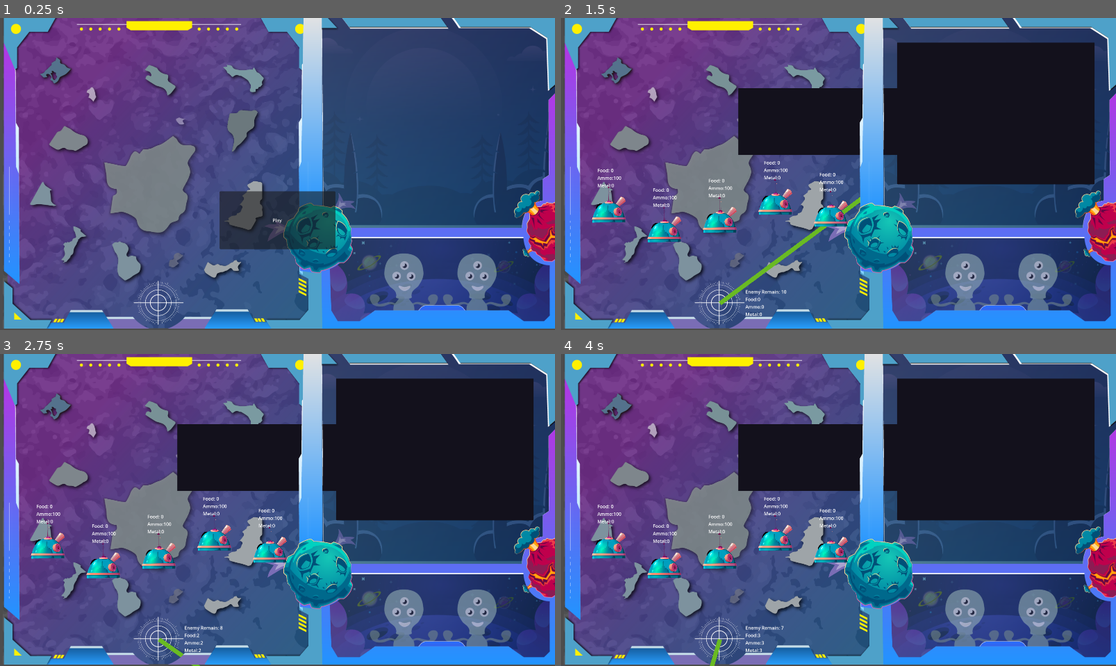
Above: before the commit, frames 1-4 (two rows, left to right).
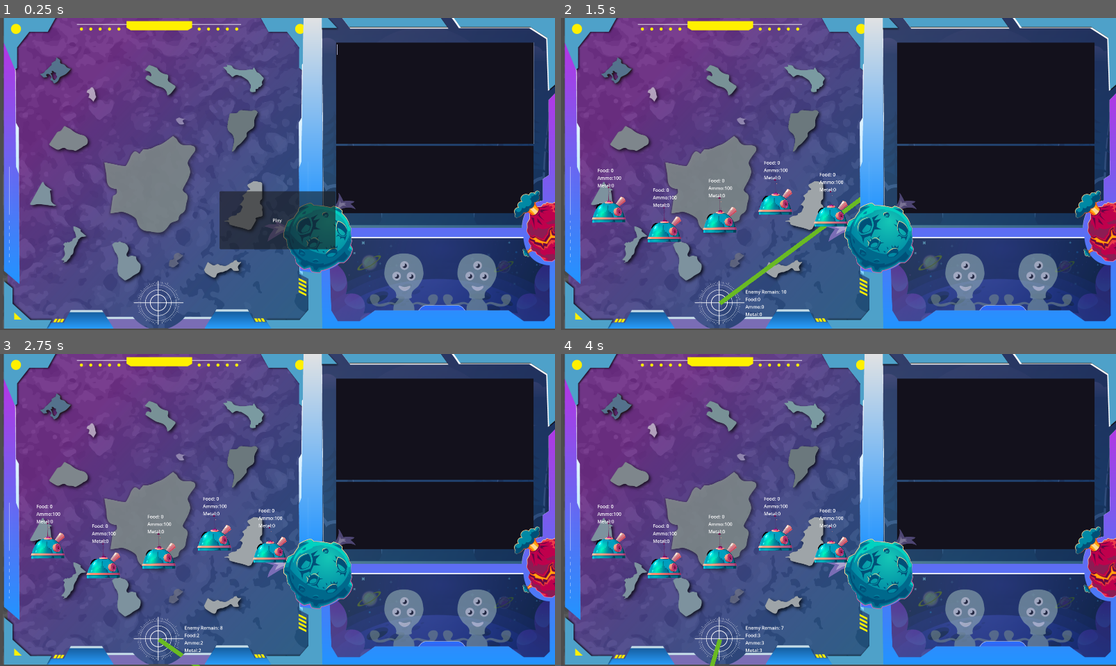
Above: after the commit, the same moments.

Repository: G36maid/GGJ25-kh-teamC
Game: Godot game, scene res://sences/game.tscn
Same seed, same stepped clock (60 frames per second), same inputs: the game is played once before the commit and once after it. The engine's default icon, where the game draws it, is replaced by a stand-in: a white triangle on a blue panel in a dark square.
Inputs:
- Up to frame 1 (0.25 s): no input
- Up to frame 2 (1.5 s): click "Play" at 0.5 s; tap Enter (send_cmd) at 1.25 s; hold Enter (send_cmd) from 1.28 s (still down)
- Up to frame 3 (2.75 s): release Enter (send_cmd) at 2.03 s; tap Enter (send_cmd) at 2.1 s
- Up to frame 4 (4 s): hold Enter (send_cmd) 2.78-3.53 s; tap Enter (send_cmd) at 3.6 s

The runs differ from the first frame. In frame 1, 19% of the frame differs, in the area x 60-97%, y 7-63%; in frame 2, 8.6%; in frame 3, 8.6%; in frame 4, 8.6%.

Commit message:
add cmd success msg and adjust obj location

Diff:
--- a/scripts/error_reporter.gd
+++ b/scripts/error_reporter.gd
@@ -4,6 +4,7 @@
 
 var invalid_cmds: PackedStringArray=[];
 var error_msgs: PackedStringArray
+var success_msgs: PackedStringArray
 
 var highlighter = CodeHighlighter.new()
 
@@ -20,12 +21,14 @@
 # Called when the node enters the scene tree for the first time.
 func _ready() -> void:
 	cmd_sender.connect("send_invalid_cmd", _on_send_invalid_cmd)
+	cmd_sender.connect("send_legal_cmd", _on_send_legal_cmd)
 	cmd_sender.connect("parse_invalid_cmds", _on_parse_invalid_cmds)
 	syntax_highlighter = highlighter
 	spc_ptn.compile(r"\s+")
 	digit_ptn.compile(r"^\d+$")
 
-	highlighter.add_color_region("[", "]", Color(0.77, 0.131, 0.28), false)
+	highlighter.add_keyword_color("Error", Color(0.77, 0.131, 0.28))
+	highlighter.add_keyword_color("Success", Color(0.213, 0.804, 0.598))
 	highlighter.set_symbol_color(Color(0.94, 0.824, 0.573))
 	highlighter.set_number_color(Color(0.8, 0.644, 0.92))
 
@@ -56,16 +59,22 @@
 			if(sub_cmds[0]!="drop" && sub_cmds[0]!="grab"):
 				error_msgs[i] += " Illigal Command Format !!"
 			elif(digit_ptn.search(sub_cmds[1])):
-				error_msgs[i] += "\nExpect Resources But Received Numbers \"" + sub_cmds[1] + "\" !!"
+				error_msgs[i] += "\n\tExpect Resources But Received Numbers \"" + sub_cmds[1] + "\" !!"
 			elif(resources.find(sub_cmds[1])==-1):
 				error_msgs[i] += " Unknown Resource \"" + sub_cmds[1] + "\" !!"
 			elif(!digit_ptn.search(sub_cmds[2])):
-				error_msgs[i] += "\nExpect Numbers But Received String \"" + sub_cmds[2] + "\" !!"
-
+				error_msgs[i] += "\n\tExpect Numbers But Received String \"" + sub_cmds[2] + "\" !!"
+	for str in success_msgs:
+		text += str + "\n"
 	for str in error_msgs:
 		text += str + "\n"
 	invalid_cmds.clear()
 	error_msgs.clear()
+	success_msgs.clear()
+
+func _on_send_legal_cmd(cmd: String):
+	print("set text success" + cmd)
+	success_msgs.append("[Success] " + cmd)
 
 # undefined action
 # undefined resource
--- a/scripts/txt_input.gd
+++ b/scripts/txt_input.gd
@@ -10,6 +10,7 @@
 var highlighter = CodeHighlighter.new()
 
 signal send_invalid_cmd(invalid_cmd)
+signal send_legal_cmd(legal_cmd)
 signal parse_invalid_cmds
 
 func _ready() -> void:
@@ -48,6 +49,7 @@
 	var cmds: PackedStringArray = new_cmds.split("\n")
 	var empty_cmd_idx: int = cmds.find("")
 	var parsed_cmds: Array[PackedStringArray]
+	var cmd_invalid: bool = false;
 
 	while (empty_cmd_idx != -1):
 		print("remove empty string")
@@ -55,6 +57,7 @@
 		empty_cmd_idx = cmds.find("")
 
 	for i in cmds.size():
+		cmd_invalid = false;
 		if (ret_ptn.search(cmds[i])):
 			# print("return at %d"%i)
 			parsed_cmds.append(cmds[i].strip_edges().rsplit(" ", true, 0))
@@ -68,9 +71,11 @@
 			# print("drop at %d"%i)
 			parsed_cmds.append(spc_ptn.sub(cmds[i].strip_edges(), " ", true).rsplit(" ", true, 2))
 		else:
+			cmd_invalid=true
+		if(cmd_invalid):
 			send_invalid_cmd.emit(cmds[i])
-			#error_reporter.invalid_cmds.append(cmds[i])
-			# print("no match at %d" % i)
+		else:
+			send_legal_cmd.emit(cmds[i])
 	print("Valid cmds: ")
 	print(parsed_cmds)
 	parse_invalid_cmds.emit()
--- a/sences/game.tscn
+++ b/sences/game.tscn
@@ -69,7 +69,6 @@
 vertical_alignment = 1
 
 [node name="txt_input" parent="." instance=ExtResource("8_iuril")]
-visible = false
 position = Vector2(539, -57)
 
 [connection signal="timeout" from="enemy_timer" to="." method="_on_enemy_timer_timeout"]
--- a/sences/txt_input.tscn
+++ b/sences/txt_input.tscn
@@ -10,25 +10,27 @@
 offset_left = 623.0
 offset_top = 142.0
 offset_right = 1307.0
-offset_bottom = 633.0
+offset_bottom = 492.0
 theme_override_colors/background_color = Color(0.0758633, 0.0682, 0.11, 1)
 theme_override_colors/font_color = Color(0.456268, 0.811617, 0.757314, 1)
 theme_override_colors/caret_color = Color(0.732726, 0.758445, 0.897916, 1)
 theme_override_fonts/font = ExtResource("1_ayquh")
+theme_override_font_sizes/font_size = 30
 draw_tabs = true
 draw_spaces = true
 script = ExtResource("1_dpo2m")
 error_reporter = NodePath("../error_reporter")
 
 [node name="error_reporter" type="TextEdit" parent="." node_paths=PackedStringArray("cmd_sender")]
-offset_left = 74.0
-offset_top = 300.0
-offset_right = 641.0
-offset_bottom = 532.0
+offset_left = 623.0
+offset_top = 500.0
+offset_right = 1307.0
+offset_bottom = 732.0
 theme_override_colors/background_color = Color(0.0758633, 0.0682, 0.11, 1)
 theme_override_colors/font_color = Color(0.456268, 0.811617, 0.757314, 1)
 theme_override_colors/caret_color = Color(0.732726, 0.758445, 0.897916, 1)
 theme_override_fonts/font = ExtResource("1_ayquh")
+theme_override_font_sizes/font_size = 25
 draw_tabs = true
 draw_spaces = true
 script = ExtResource("3_5nj36")
Not shown: 1 places in sences/game.tscn that only renumber resources
Not shown: 1 places in sences/scene.tscn that only renumber resources
